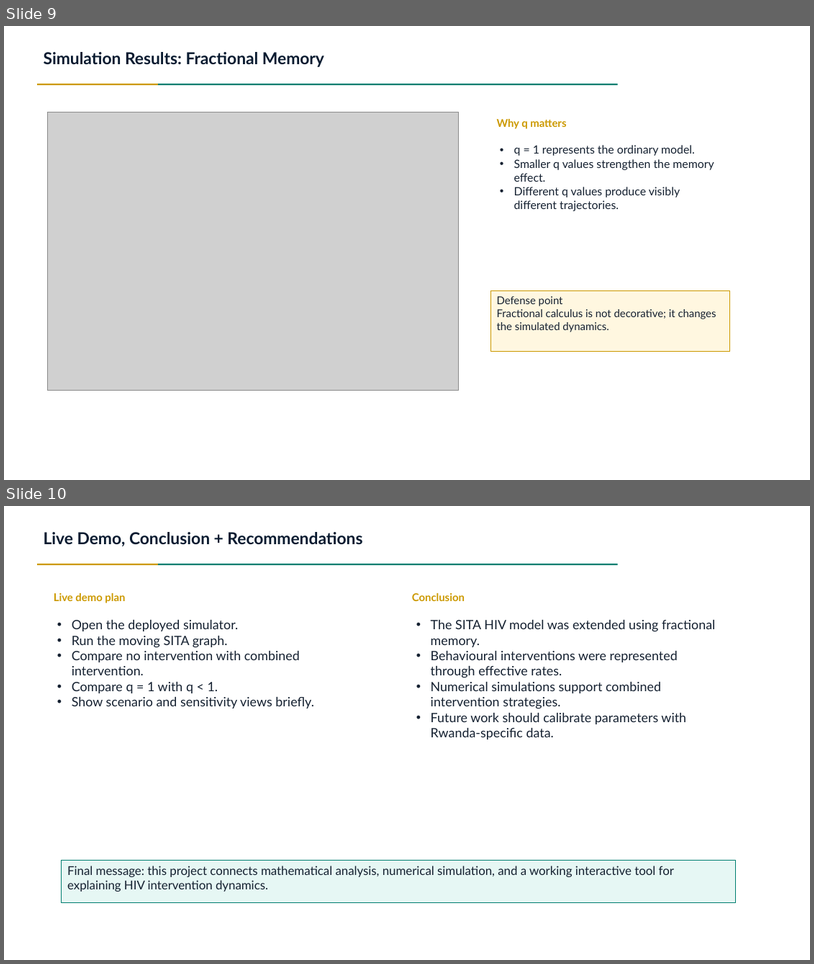
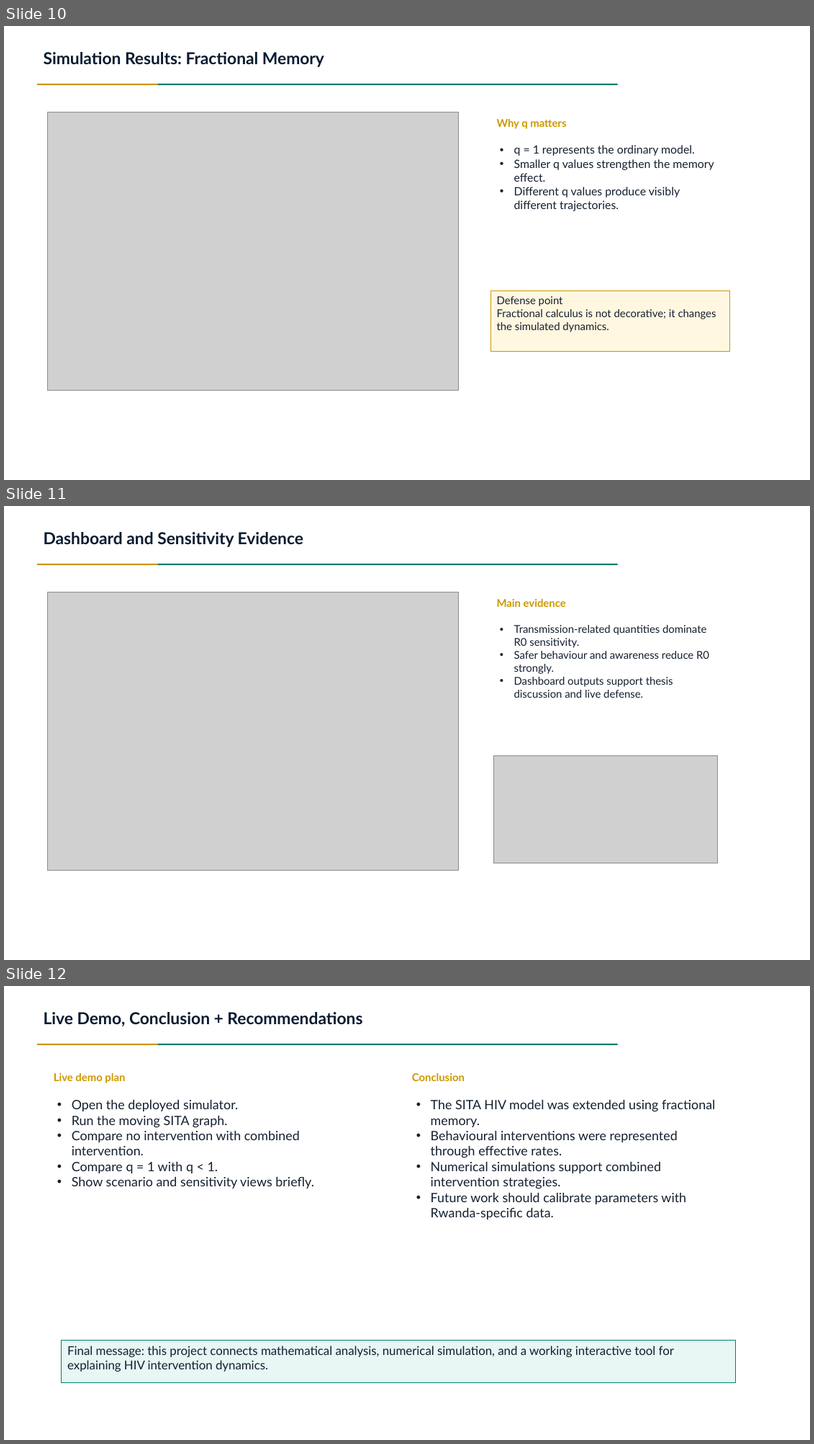
Before and after one commit to Lambert-01/HIV-MODEL, a slide deck: presentation/FracHIV_SITA_Presentation.pptx. Shown one above the other, each under a label of ours: slides 9 and 10 before the commit, slides 10, 11 and 12 after it. The pictures are 814x964 and 814x1444 pixels, drawn with LibreOffice and Linux fonts; fonts in the diff are those of the drawing; grey boxes stand for pictures. Boxes give left, top, right and bottom in pixels: in the first picture for what was removed or moved away, otherwise in the second. Text is boxed around its words. In the diff, an @@ line names an element or a change of style, - is before the commit and + after.

Commit message:
Add baseline simulation results and dashboard evidence to presentation; update slide formatting

```diff
--- a/presentation/FracHIV_SITA_Presentation.pptx
+++ b/presentation/FracHIV_SITA_Presentation.pptx
@@ slide 11 added at bbox=[4, 506, 810, 960], background #FFFFFF @@
@@ text added at bbox=[44, 532, 304, 547], 19.6 pt, text #0A1B30, bold @@
+Dashboard and Sensitivity Evidence
@@ rectangle added at bbox=[37, 564, 158, 565], fill #CC9900 @@
@@ rectangle added at bbox=[158, 564, 618, 565], fill #007E70 @@
@@ picture added at bbox=[47, 592, 459, 870] @@
@@ text added at bbox=[497, 599, 566, 607], 12.8 pt, text #CC9900, bold @@
+Main evidence
@@ text added at bbox=[514, 625, 710, 698], 12.8 pt, text #142030 @@
+• Transmission-related quantities dominate R0 sensitivity.
+• Safer behaviour and awareness reduce R0 strongly.
+• Dashboard outputs support thesis discussion and live defense.
@@ picture added at bbox=[494, 755, 718, 863] @@
@@ what was slide 9 is now slide 10 @@
@@ what was slide 10 is now slide 12 @@
```
Also in this commit, not shown: 2 slides changed, 1 other slide added, 4 other files.
